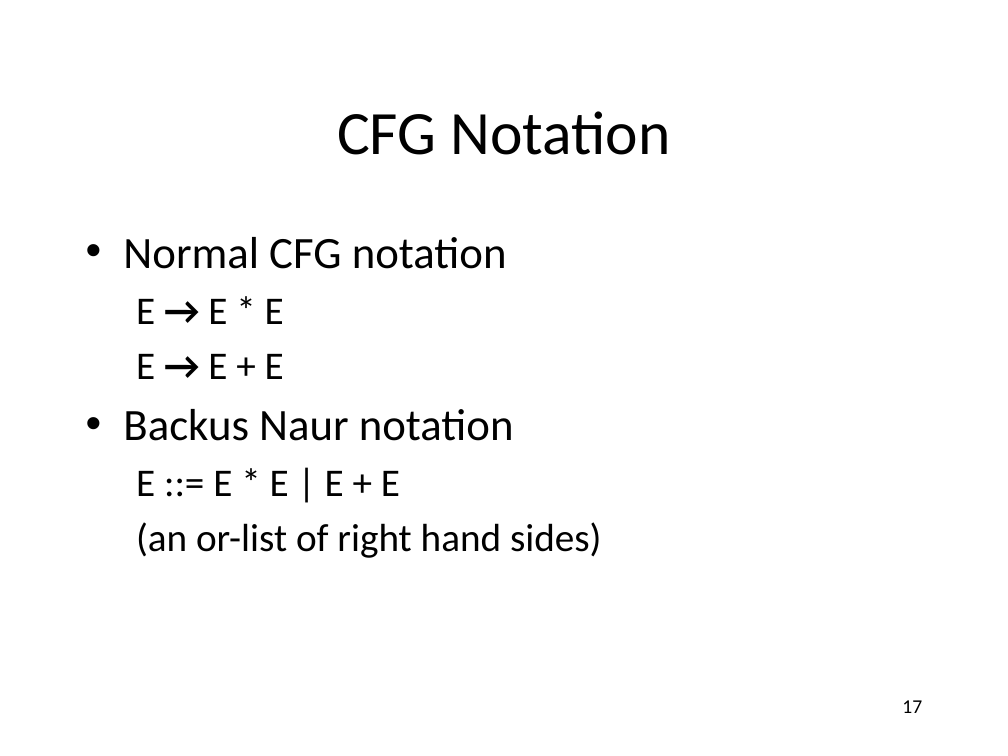
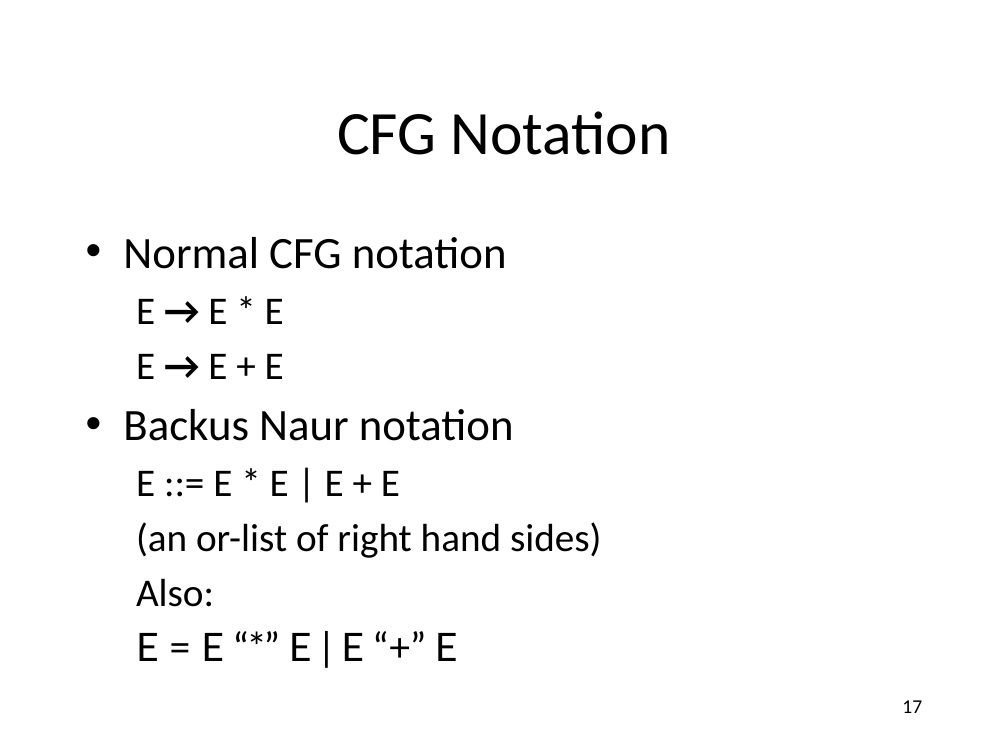
Before and after one commit to anoopsarkar/compilers-class, a slide deck: slide 17 of assets/ppt/cfg/cfg1-intro.pptx. Drawn at 1008x756 pixels with LibreOffice and Linux fonts; fonts in the diff are those of the drawing. Boxes give left, top, right and bottom in pixels: in the first picture for what was removed or moved away, otherwise in the second. Text is boxed around its words. In the diff, an @@ line names an element or a change of style, - is before the commit and + after.

```diff
--- a/assets/ppt/cfg/cfg1-intro.pptx
+++ b/assets/ppt/cfg/cfg1-intro.pptx
@@ text at [136,578,458,661]: paragraphs added @@
+  Also:
+  E = E “*” E | E “+” E
```
Also in this commit, not shown: 1 other slide changed, 5 other files.
